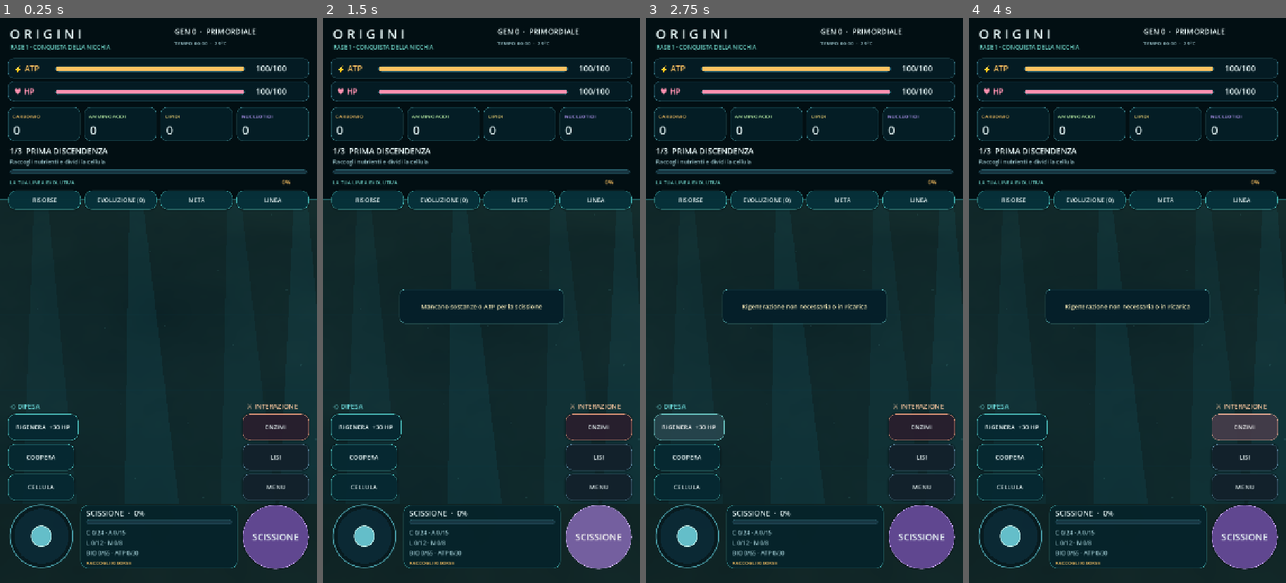
Above: before the commit, frames 1-4 (left to right).
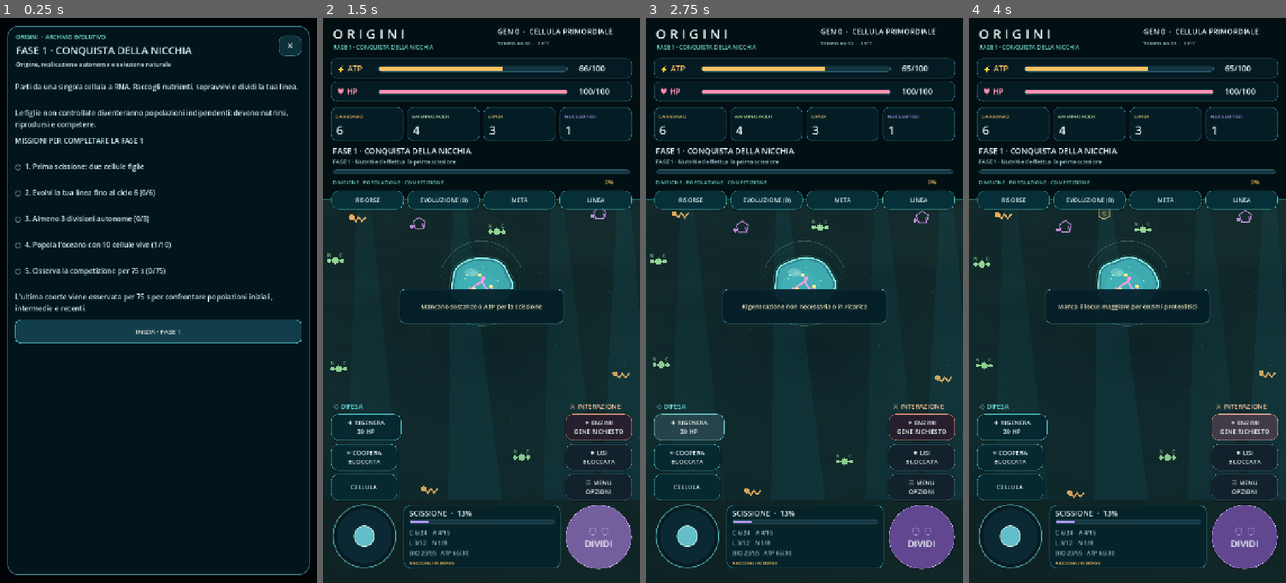
Above: after the commit, the same moments.

Repository: scorbetta17-gif/Origini
Game: Godot game, scene res://scenes/Main.tscn
Two runs of this game, one before a commit and one after it. Both use one fixed random seed, a clock stepped at 60 frames per second and the inputs below.
Inputs (mouse positions are in pixels of both pictures, inside the frame that each line leads up to):
- Up to frame 1 (0.25 s): no input
- Up to frame 2 (1.5 s): click (481, 328) at 0.5 s, where only the run after the commit has a clickable "INIZIA · FASE 1"; click "SCISSIONE" (after the commit: "◌ ◌ DIVIDI") at 1.25 s
- Up to frame 3 (2.75 s): click "RIGENERA +30 HP" (after the commit: "✚ RIGENERA 30 HP") at 2 s
- Up to frame 4 (4 s): click (1244, 424) at 2.75 s, where only the run before the commit has a clickable "ENZIMI"; click (1244, 424) at 3.5 s, where only the run after the commit has a clickable "✦ ENZIMI GENE RICHIESTO"

The runs differ from the first frame. In frame 1, 38% of the frame differs, in the area x 0-100%, y 1-100%; in frame 2, 3.8%; in frame 3, 3.8%; in frame 4, 4.1%.
Error before the commit: Parse Error: Identifier "birth_biom" not declared in the current scope. (res://src/cell_physiology.gd:22)

Commit message:
Fix birth biomass identifier in 20-percent bounded growth formula

Diff:
--- a/src/cell_physiology.gd
+++ b/src/cell_physiology.gd
@@ -19,7 +19,7 @@
     return need * MAX_RESOURCE_FACTOR
 
 static func growth_scale(biomass: float, birth_biomass: float, fission_biomass: float, initial_scale: float = .72) -> float:
-    var progress: float = clampf((biomass-birth_biom)/maxf(1.0,fission_biomass-birth_biom),0.0,1.0)
+    var progress: float = clampf((biomass-birth_biomass)/maxf(1.0,fission_biomass-birth_biomass),0.0,1.0)
     return initial_scale * (1.0 + (MAX_GROWTH_FACTOR-1.0)*progress)
 
 static func player_speed(traits: Dictionary) -> float:
